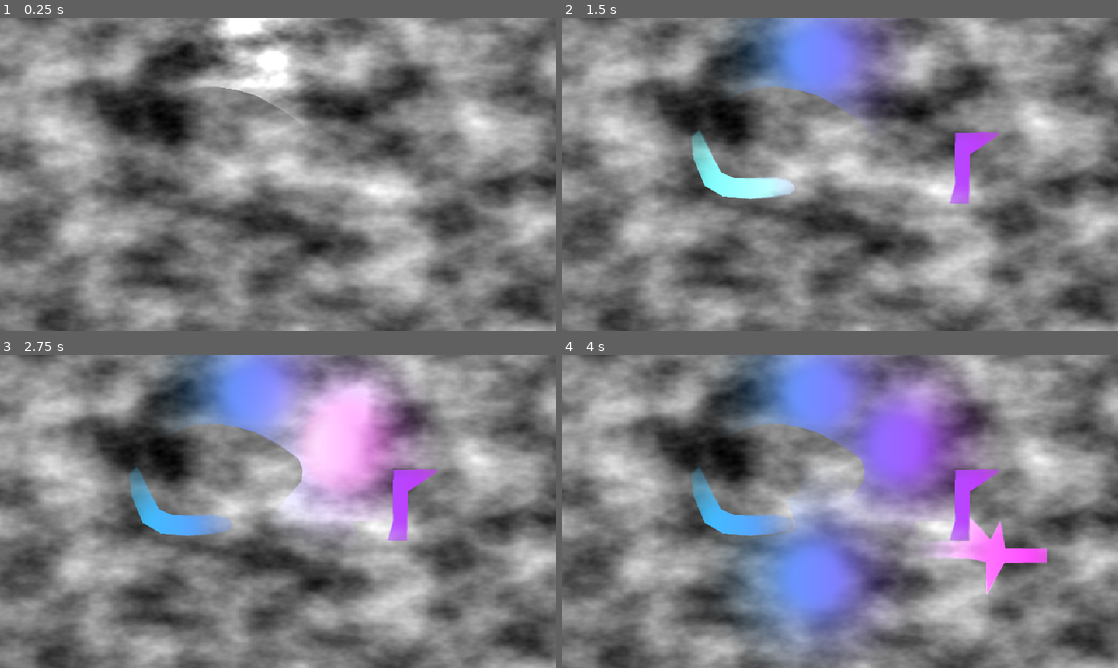
Above: before the commit, frames 1-4 (two rows, left to right).
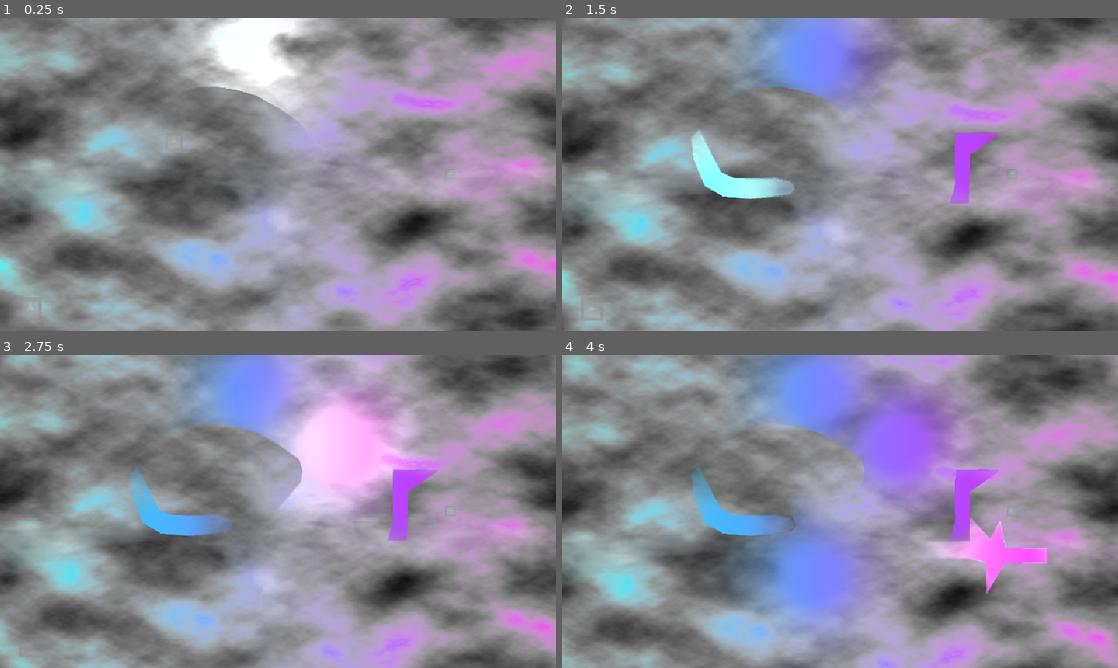
Above: after the commit, the same moments.

Repository: 87PizzaStudios/godot_light_fow
Game: Godot game, scene res://World.tscn
The game is run twice, just before and just after one commit, with the same random seed, the same clock (stepped at 60 frames per second) and the same inputs. The engine's default icon, where the game draws it, is replaced by a stand-in: a white triangle on a blue panel in a dark square.
Inputs (mouse positions are in pixels of both pictures, inside the frame that each line leads up to):
- Up to frame 1 (0.25 s): no input
- Up to frame 2 (1.5 s): move the mouse to (962, 158) at 0.52 s; click (962, 158) at 0.67 s; move the mouse to (728, 190) at 1.27 s; click (728, 190) at 1.42 s
- Up to frame 3 (2.75 s): move the mouse to (333, 442) at 2.02 s; click (333, 442) at 2.17 s
- Up to frame 4 (4 s): move the mouse to (812, 574) at 2.77 s; click (812, 574) at 2.92 s; move the mouse to (1006, 558) at 3.52 s; click (1006, 558) at 3.67 s

The runs differ from the first frame. In frame 1, 73% of the frame differs, in the area x 0-100%, y 0-100%; in frame 2, 69%; in frame 3, 68%; in frame 4, 59%.

Commit message:
add scrolling, transparent fog, and temp reveal

Diff:
--- a/World.gd
+++ b/World.gd
@@ -1,7 +1,9 @@
 extends Control
 signal on_light_moved(position: Vector2)
 
+
 @onready var light = $OtherStuff/Light
+
 
 func _process(_delta):
 	if Input.is_mouse_button_pressed(MOUSE_BUTTON_LEFT):
--- a/World.tscn
+++ b/World.tscn
@@ -1,8 +1,9 @@
-[gd_scene load_steps=13 format=3 uid="uid://dkbxk7rn3h0lv"]
+[gd_scene load_steps=12 format=3 uid="uid://dkbxk7rn3h0lv"]
 
 [ext_resource type="Script" path="res://World.gd" id="1_061dn"]
 [ext_resource type="PackedScene" uid="uid://ba07kn2ollll2" path="res://fow_light.tscn" id="1_tluii"]
 [ext_resource type="Texture2D" uid="uid://rub6n76ut5y1" path="res://flame.png" id="2_l3ldu"]
+[ext_resource type="Texture2D" uid="uid://hjrwvmx7pbb6" path="res://test_fog.png" id="5_e50fj"]
 [ext_resource type="Texture2D" uid="uid://i0ccxwtbe6nw" path="res://icon.png" id="5_lmstc"]
 
 [sub_resource type="Gradient" id="Gradient_ugsfr"]
@@ -22,13 +23,6 @@
 
 [sub_resource type="OccluderPolygon2D" id="OccluderPolygon2D_4fw6e"]
 polygon = PackedVector2Array(424, 234, 467, 234, 488, 238, 488, 303, 467, 302, 469, 253, 422, 252)
-
-[sub_resource type="FastNoiseLite" id="FastNoiseLite_ksifd"]
-noise_type = 3
-metadata/_preview_in_3d_space_ = true
-
-[sub_resource type="NoiseTexture2D" id="NoiseTexture2D_brqfe"]
-noise = SubResource("FastNoiseLite_ksifd")
 
 [node name="World" type="Control"]
 clip_contents = true
@@ -100,8 +94,9 @@
 
 [node name="FOW" parent="." node_paths=PackedStringArray("light", "light_occluders") instance=ExtResource("1_tluii")]
 layout_mode = 1
-fog_texture = SubResource("NoiseTexture2D_brqfe")
+fog_texture = ExtResource("5_e50fj")
 light = NodePath("../OtherStuff/Light")
 light_occluders = NodePath("../OtherStuff/LightOccluders")
+fog_scroll_velocity = Vector2(0.01, -0.03)
 
 [connection signal="on_light_moved" from="." to="FOW" method="on_light_moved"]
--- a/convert_light_mask.gdshader
+++ b/convert_light_mask.gdshader
@@ -1,15 +1,24 @@
 shader_type canvas_item;
+
+uniform bool persistent_reveal = true;
+
 
 uniform sampler2D light_texture: filter_nearest;
 uniform sampler2D mask_texture: filter_nearest;
 
 void fragment() {
-	vec4 mask_color = textureLod(mask_texture, SCREEN_UV, 0.0);
 	// use luminosity to set transparency
 	vec4 light_color = textureLod(light_texture, SCREEN_UV, 0.0);
 	float lumen = 0.2126 * light_color.r + 0.7152 * light_color.g + 0.0722 * light_color.b;
-	float light_alpha = clamp(1.-lumen, 0., 1.);
-	float alpha = min(mask_color.a, light_alpha);
+	float alpha;
+	if (persistent_reveal){
+		vec4 mask_color = textureLod(mask_texture, SCREEN_UV, 0.0);
+		float light_alpha = clamp(1.-lumen, 0., 1.);
+		alpha = min(mask_color.a, light_alpha);
+	}
+	else {
+		alpha = clamp(1.-lumen, 0., 1.);
+	}
 
 	COLOR = vec4(vec3(0.0), alpha);
 }
--- a/fow.gdshader
+++ b/fow.gdshader
@@ -1,11 +1,15 @@
 shader_type canvas_item;
-uniform sampler2D fog_texture: filter_nearest;
+
+uniform sampler2D fog_texture: filter_nearest, repeat_enable;
 uniform sampler2D mask_texture: filter_nearest;
+uniform vec2 fog_scroll_velocity = vec2(0.1, 0.1);
+
 
 void fragment() {
-	vec4 fog_color = textureLod(fog_texture, SCREEN_UV, 0.0);
+	vec4 fog_color = textureLod(fog_texture,
+	SCREEN_UV  + fog_scroll_velocity * TIME, 0.0);
 	vec4 mask_color = textureLod(mask_texture, SCREEN_UV, 0.0);
 
 	COLOR.rgb = fog_color.rgb;
-	COLOR.a = mask_color.a;
+	COLOR.a = min(fog_color.a, mask_color.a);
 }
--- a/fow_light.gd
+++ b/fow_light.gd
@@ -4,6 +4,8 @@
 @export var fog_texture : Texture2D
 @export var light: Light2D
 @export var light_occluders: Node
+@export var persistent_reveal: bool = true
+@export var fog_scroll_velocity:= Vector2(0.1, 0.1)
 
 @onready var light_sv = $LightSubViewport
 @onready var mask_sv = $MaskSubViewport
@@ -18,6 +20,12 @@
 	var display_width = ProjectSettings.get("display/window/size/viewport_width")
 	var display_height = ProjectSettings.get("display/window/size/viewport_height")
 	var size_vec := Vector2(display_width, display_height)
+
+	# set whether revealed area should be persistent
+	mask.material.set_shader_parameter("persistent_reveal", persistent_reveal)
+
+	# set fog scroll velocity
+	material.set_shader_parameter("fog_scroll_velocity", fog_scroll_velocity)
 
 	# set Viewports and TextureRects to window size
 	light_sv.set_size(size_vec)
@@ -42,11 +50,13 @@
 	# set shader params
 	material.set_shader_parameter('fog_texture', fog_texture)
 	material.set_shader_parameter('mask_texture', mask_texture)
-	mask.material.set_shader_parameter('mask_texture', mask_texture)
+	if persistent_reveal:
+		mask.material.set_shader_parameter('mask_texture', mask_texture)
 
 func on_light_moved(pos: Vector2):
 	fog_light.position = pos
 	mask_image = mask_sv.get_texture().get_image()
 	mask_texture = ImageTexture.create_from_image(mask_image)
 	material.set_shader_parameter('mask_texture', mask_texture)
-	mask.material.set_shader_parameter('mask_texture', mask_texture)
+	if persistent_reveal:
+		mask.material.set_shader_parameter('mask_texture', mask_texture)
--- a/fow_light.tscn
+++ b/fow_light.tscn
@@ -6,6 +6,7 @@
 
 [sub_resource type="ShaderMaterial" id="ShaderMaterial_vc2wf"]
 shader = ExtResource("1_uimtr")
+shader_parameter/fog_scroll_velocity = Vector2(0.1, 0.1)
 
 [sub_resource type="CanvasTexture" id="CanvasTexture_obslj"]
 
@@ -15,6 +16,7 @@
 [sub_resource type="ShaderMaterial" id="ShaderMaterial_8s3ri"]
 resource_local_to_scene = true
 shader = ExtResource("2_mrv3q")
+shader_parameter/persistent_reveal = true
 shader_parameter/light_texture = SubResource("ViewportTexture_n5ubc")
 
 [sub_resource type="CanvasTexture" id="CanvasTexture_limae"]
Binary file added: test_fog.png
Not shown, added: test_fog.png.import
